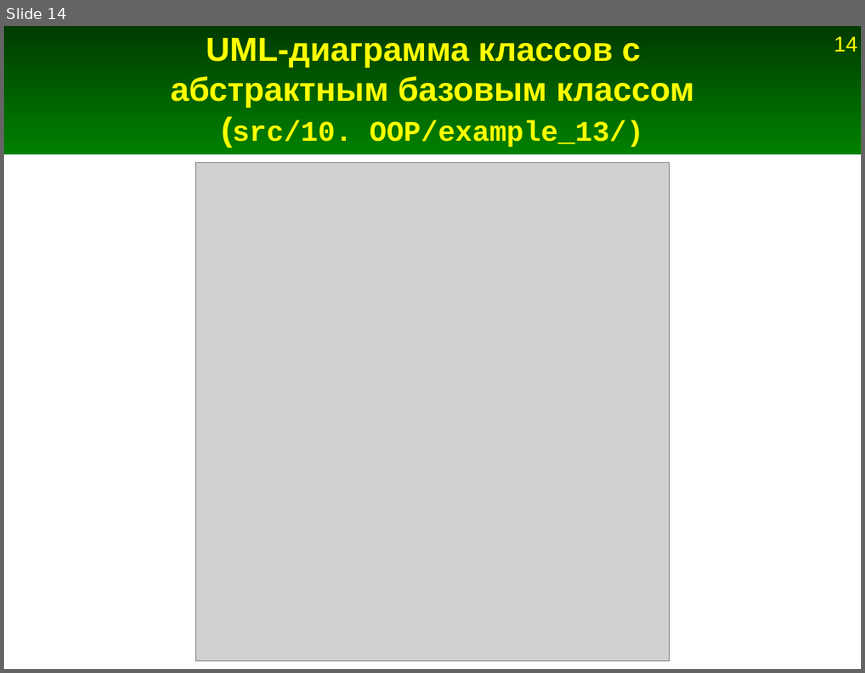
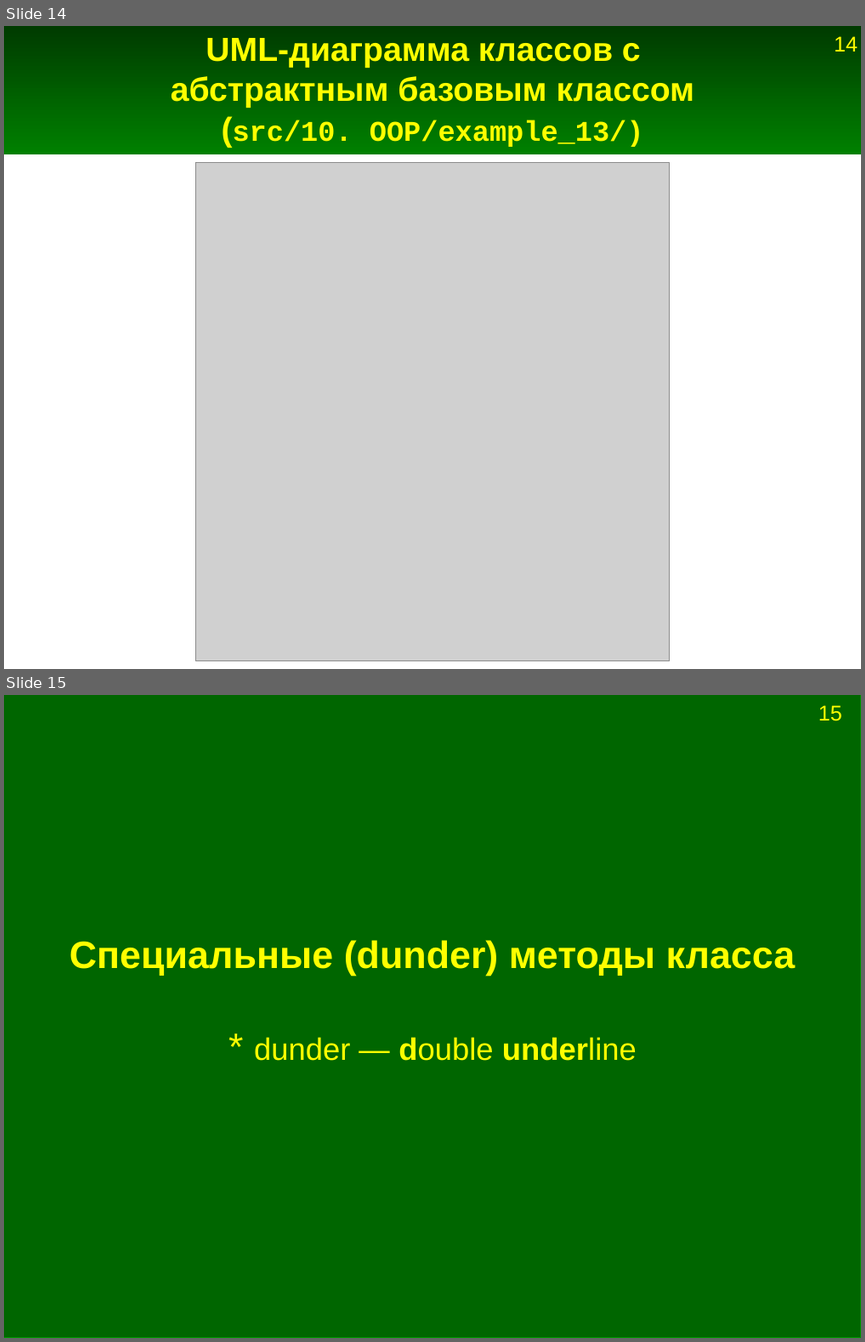
Before and after one commit to Jenyay/modelling, a slide deck: python language/presentations/12. OOP.odp. Shown one above the other, each under a label of ours: slide 14 before the commit, slides 14 and 15 after it. The pictures are 865x673 and 865x1342 pixels, drawn with LibreOffice and Linux fonts; fonts in the diff are those of the drawing; grey boxes stand for pictures. Boxes give left, top, right and bottom in pixels: in the first picture for what was removed or moved away, otherwise in the second. Text is boxed around its words. In the diff, an @@ line names an element or a change of style, - is before the commit and + after.

```diff
--- a/python language/presentations/12. OOP.odp
+++ b/python language/presentations/12. OOP.odp
@@ slide 15 added at (4, 695, 861, 1338), background #FFFFFF @@
@@ rectangle added at (4, 695, 861, 1338), fill #006600, outline #009900 0 pt @@
@@ page number added at (818, 705, 842, 721), 18 pt, text #FFFF00 @@
+15
@@ title added at (69, 940, 795, 1061), 32 pt, text #FFFF00, bold @@
+Специальные (dunder) методы класса
+* dunder — double underline
```
Also in this commit, not shown: 3 other slides added, 6 other files.
